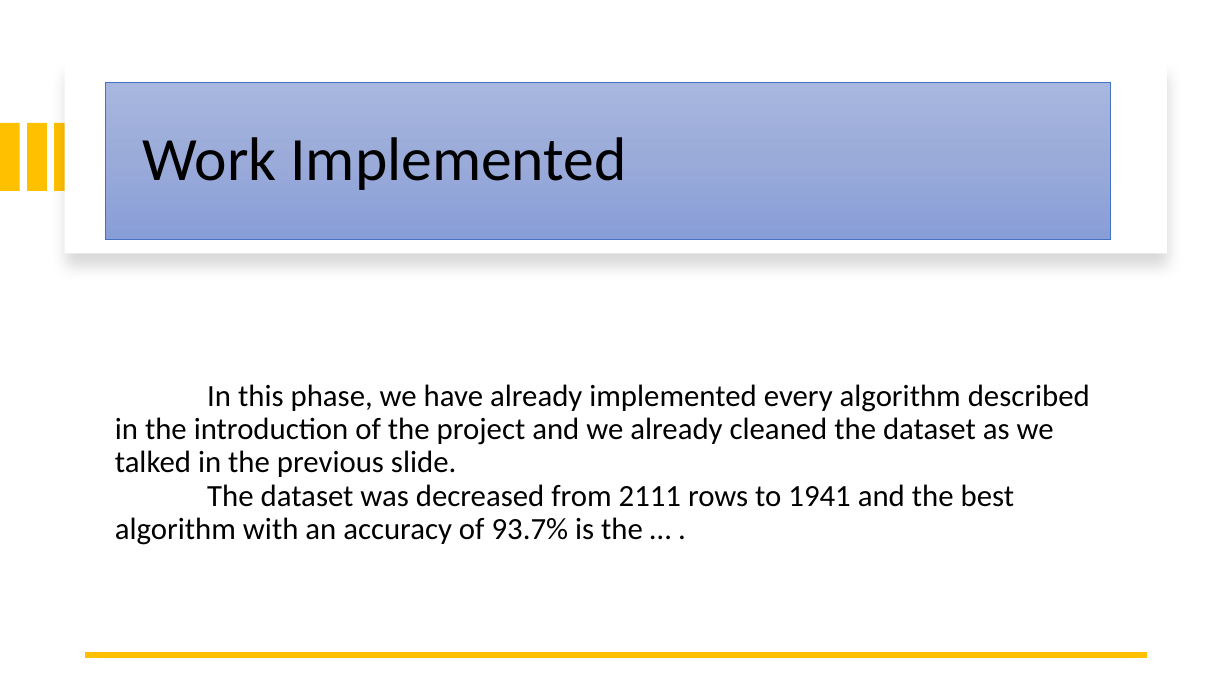
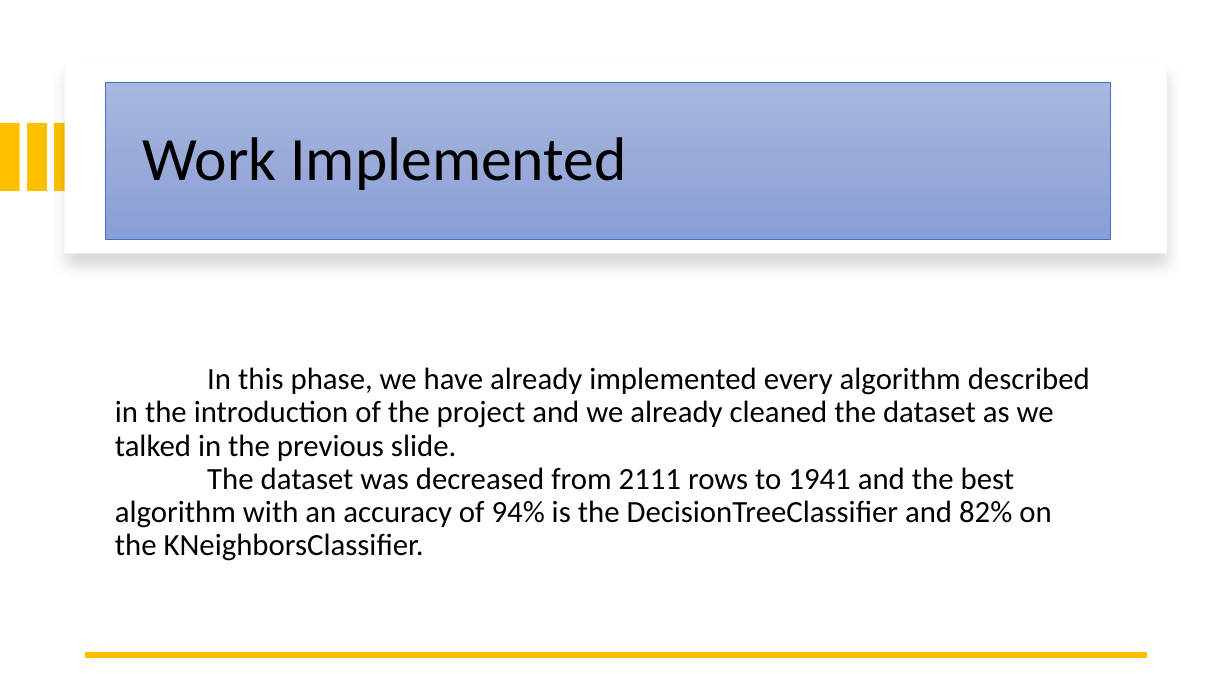
Before and after one commit to Eduardoramos123/IA_Projeto2, a slide deck: slide 5 of docs/checkpoint.pptx. Drawn at 1232x693 pixels with LibreOffice and Linux fonts; fonts in the diff are those of the drawing. Boxes give left, top, right and bottom in pixels: in the first picture for what was removed or moved away, otherwise in the second. Text is boxed around its words. In the diff, an @@ line names an element or a change of style, - is before the commit and + after.

Commit message:
pptx of checkpoint finished

```diff
--- a/docs/checkpoint.pptx
+++ b/docs/checkpoint.pptx
@@ text at [115,367,1090,561]: text changed @@
-In this phase, we have already implemented every algorithm described in the introduction of the project and we already cleaned the dataset as we talked in the previous slide.
-The dataset was decreased from 2111 rows to 1941 and the best algorithm with an accuracy of 93.7% is the … .
+In this phase, we have already implemented every algorithm described in the introduction of the project and we already cleaned the dataset as we talked in the previous slide.
+The dataset was decreased from 2111 rows to 1941 and the best algorithm with an accuracy of 94% is the DecisionTreeClassifier and 82% on the KNeighborsClassifier.
```
Also in this commit, not shown: 1 other file.
